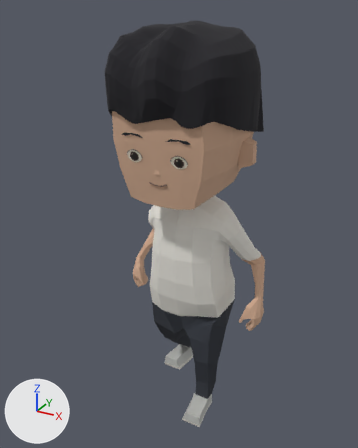
A saved change to the glTF model public/assets/characters/matteo-chibi-v3.glb.
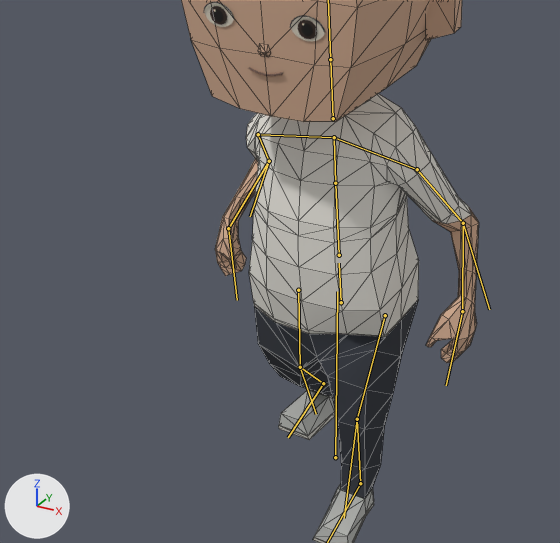
Old and new are each drawn whole from a 50 mm lens placed at (0.785, -1.557, 1.51), pointed at (-0.031, -0.073, 0.768) and again close up on the part from 7% to 85% of the width and 33% to 94% of the height. Arrows for +X, +Y and +Z are at lower left; the lights stay in place. The first two pictures are the older version. Both versions are drawn at frame 17 of the action 'run'; the numbers are the values there. The bones that bend it are drawn over the model as lines in the close-ups. The close-ups show mesh edges as thin lines.

Objects in the first close-up: 'Angular ear 1', 'Magicless | continuous chibi body head clothes mittens boots' and 10 more.
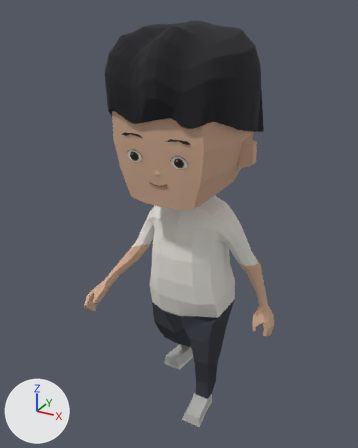
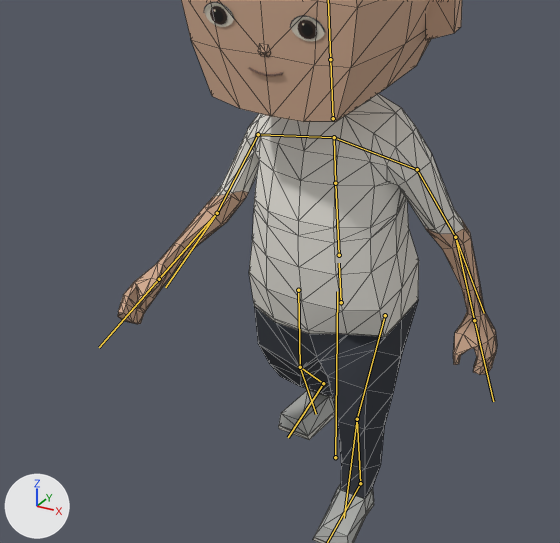
Commit message: fix: refine chibi running arm animation

Boxes [x1, y1, x2, y2] around the edits, measured in the close-ups (560 x 543 px):
'Magicless | continuous chibi body head clothes mittens boots', posed: before [181, 0, 479, 543]; after [118, 0, 497, 543]
bone 'upper_arm.L', root to tip: before (417, 169) to (463, 223); after (417, 169) to (455, 237)
bone 'forearm.L', root to tip: before (463, 223) to (462, 311); after (455, 237) to (474, 320)
bone 'hand.L', root to tip: before (462, 311) to (446, 385); after (474, 320) to (493, 401)
bone 'elbow_support.L', root to tip: before (463, 223) to (489, 309); after (455, 237) to (484, 313)
bone 'upper_arm.R', root to tip: before (258, 134) to (269, 161); after (258, 134) to (217, 213)
bone 'forearm.R', root to tip: before (269, 161) to (228, 228); after (217, 213) to (159, 279)
bone 'hand.R', root to tip: before (228, 228) to (237, 300); after (159, 279) to (99, 347)
bone 'elbow_support.R', root to tip: before (269, 161) to (250, 216); after (217, 213) to (165, 287)

The change, as a diff of the scene's bpy script:
```diff
--- a/public/assets/characters/matteo-chibi-v3.glb.py
+++ b/public/assets/characters/matteo-chibi-v3.glb.py
@@ bone_upper_arm_l @@
 bone_upper_arm_l = bpy.data.objects['MatteoRig'].pose.bones['upper_arm.L']  # child of 'clavicle.L'
-bone_upper_arm_l.rotation_quaternion = (0.968, 0.237, 0.085, -0.001)  # degrees (28, 10, 2)
+bone_upper_arm_l.rotation_quaternion = (0.988, 0.146, 0.051, 0.008)  # degrees (17, 6, 2)
@@ bone_forearm_l @@
 bone_forearm_l = bpy.data.objects['MatteoRig'].pose.bones['forearm.L']  # child of 'upper_arm.L'
-bone_forearm_l.rotation_quaternion = (0.808, -0.564, -0.17, 0.002)  # degrees (-72, -16, 12)
+bone_forearm_l.rotation_quaternion = (0.981, -0.186, -0.057, -0.024)  # degrees (-21, -7, -2)
@@ bone_hand_l @@
 bone_hand_l = bpy.data.objects['MatteoRig'].pose.bones['hand.L']  # child of 'forearm.L'
-bone_hand_l.rotation_quaternion = (0.93, 0.364, -0.043, -0.001)  # degrees (43, -5, -2)
+bone_hand_l.rotation_quaternion = (0.979, 0.017, 0.001, -0.203)  # degrees (2, 1, -23)
@@ bone_elbow_support_l @@
 bone_elbow_support_l = bpy.data.objects['MatteoRig'].pose.bones['elbow_support.L']  # child of 'upper_arm.L'
-bone_elbow_support_l.rotation_quaternion = (0.949, -0.293, -0.111, -0.038)  # degrees (-34, -13, 0)
+bone_elbow_support_l.rotation_quaternion = (0.995, -0.093, -0.03, -0.017)  # degrees (-11, -4, -2)
@@ bone_upper_arm_r @@
 bone_upper_arm_r = bpy.data.objects['MatteoRig'].pose.bones['upper_arm.R']  # child of 'clavicle.R'
-bone_upper_arm_r.rotation_quaternion = (0.935, 0.336, -0.111, -0.024)  # degrees (40, -11, -7)
+bone_upper_arm_r.rotation_quaternion = (0.968, -0.238, 0.083, -0.008)  # degrees (-28, 9, -3)
@@ bone_forearm_r @@
 bone_forearm_r = bpy.data.objects['MatteoRig'].pose.bones['forearm.R']  # child of 'upper_arm.R'
-bone_forearm_r.rotation_quaternion = (0.818, -0.55, 0.164, 0.041)  # degrees (-69, 18, -7)
+bone_forearm_r.rotation_quaternion = (0.981, -0.186, 0.057, 0.024)  # degrees (-21, 7, 2)
@@ bone_hand_r @@
 bone_hand_r = bpy.data.objects['MatteoRig'].pose.bones['hand.R']  # child of 'forearm.R'
-bone_hand_r.rotation_quaternion = (0.969, 0.246, 0.023, -0.026)  # degrees (28, 3, -2)
+bone_hand_r.rotation_quaternion = (0.979, 0.017, -0.001, 0.203)  # degrees (2, -1, 23)
@@ bone_elbow_support_r @@
 bone_elbow_support_r = bpy.data.objects['MatteoRig'].pose.bones['elbow_support.R']  # child of 'upper_arm.R'
-bone_elbow_support_r.rotation_quaternion = (0.953, -0.282, 0.096, 0.061)  # degrees (-33, 13, 4)
+bone_elbow_support_r.rotation_quaternion = (0.995, -0.093, 0.03, 0.017)  # degrees (-11, 4, 2)
```
